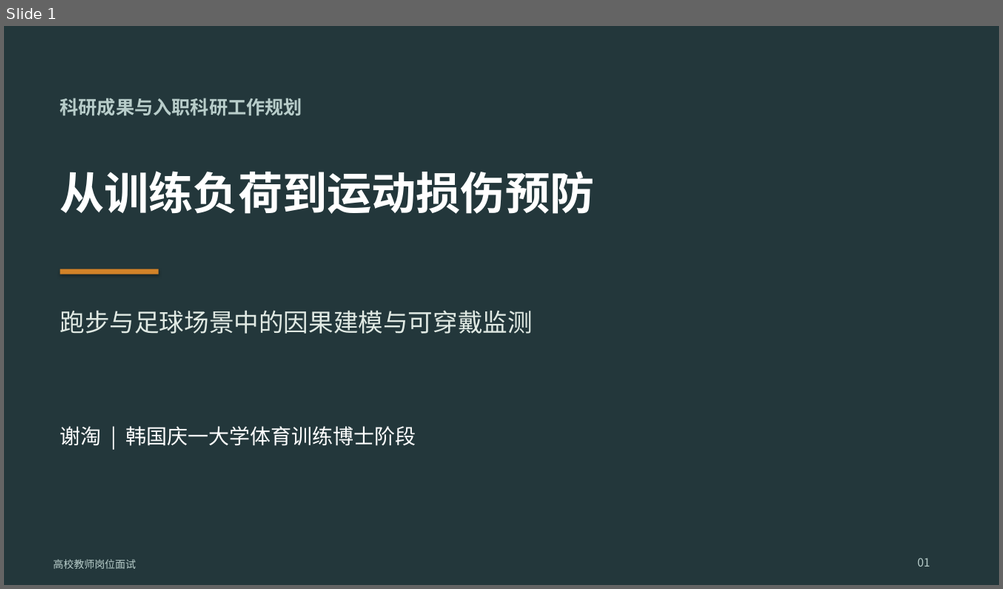
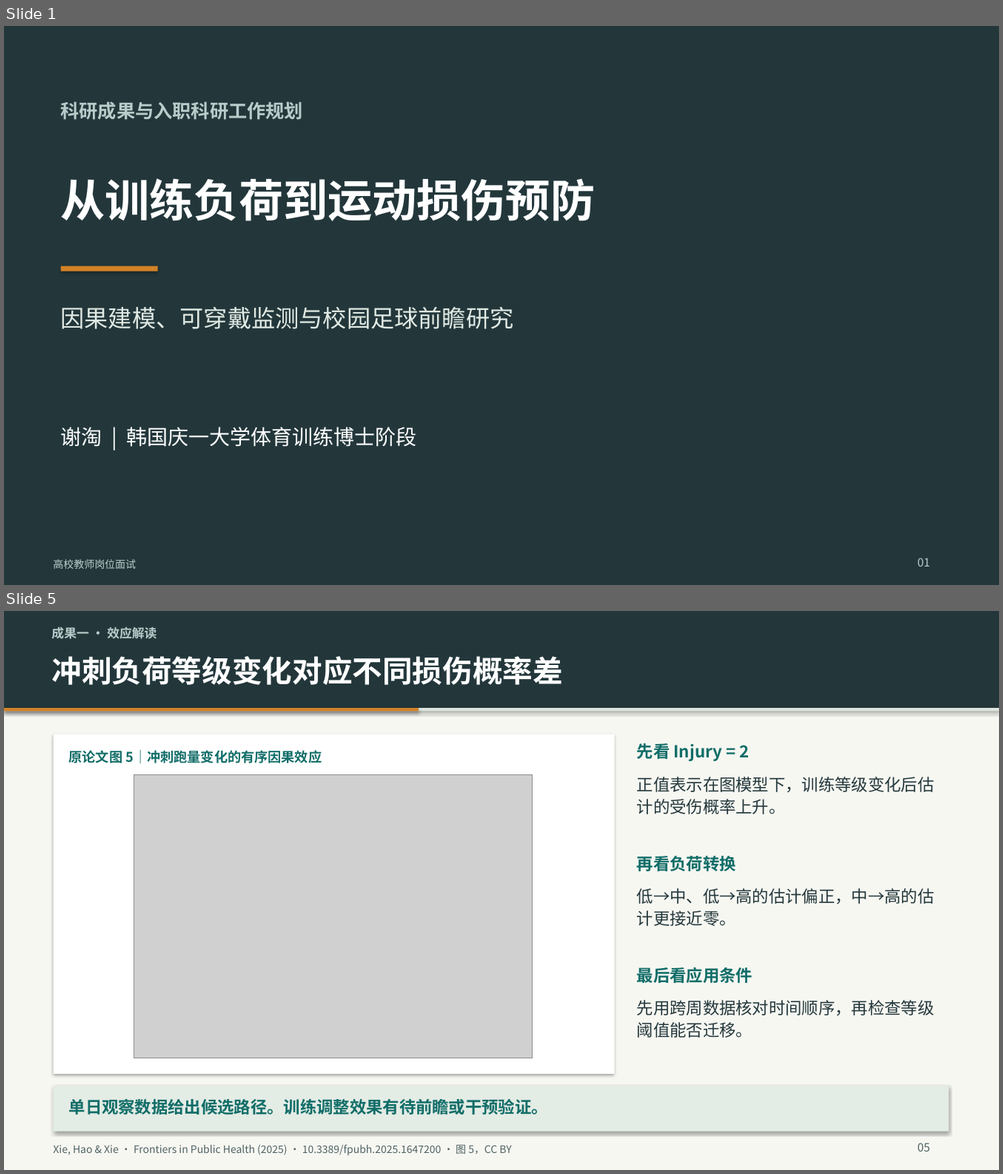
Before and after one commit to TaoXyjammy/DoctorLecture, a slide deck: 谢淘-高校面试科研汇报.pptx. Shown one above the other, each under a label of ours: slide 1 before the commit, slides 1 and 5 after it; the slides between them are not shown. The pictures are 1003x589 and 1003x1174 pixels, drawn with LibreOffice and Linux fonts; fonts in the diff are those of the drawing; grey boxes stand for pictures. Boxes give left, top, right and bottom in pixels: in the first picture for what was removed or moved away, otherwise in the second. Text is boxed around its words. In the diff, an @@ line names an element or a change of style, - is before the commit and + after.

Commit message:
Expand research interview deck with paper figures and research plans

```diff
--- a/谢淘-高校面试科研汇报.pptx
+++ b/谢淘-高校面试科研汇报.pptx
@@ slide 5 added at (x1=4, y1=611, x2=999, y2=1170), background #F7F7F2 @@
@@ rectangle added at (x1=4, y1=611, x2=999, y2=708), fill #23373B @@
@@ text added at (x1=51, y1=627, x2=156, y2=639), 12 pt, text #B8CDCA, bold @@
+成果一 · 效应解读
@@ text added at (x1=51, y1=656, x2=562, y2=685), 29 pt, text #FFFFFF, bold @@
+冲刺负荷等级变化对应不同损伤概率差
@@ rectangle added at (x1=4, y1=708, x2=999, y2=711), fill #DCE4DE @@
@@ rectangle added at (x1=4, y1=708, x2=419, y2=711), fill #D28228 @@
@@ rectangle added at (x1=54, y1=734, x2=614, y2=1074), fill #FFFFFF @@
@@ text added at (x1=637, y1=743, x2=748, y2=761), 16 pt, text #116D68, bold @@
+先看 Injury = 2
@@ text added at (x1=69, y1=750, x2=321, y2=763), 13 pt, text #116D68, bold @@
+原论文图 5｜冲刺跑量变化的有序因果效应
@@ picture added at (x1=134, y1=775, x2=532, y2=1059) @@
@@ text added at (x1=637, y1=777, x2=934, y2=815), 16 pt, text #23373B @@
+正值表示在图模型下，训练等级变化后估计的受伤概率上升。
@@ text added at (x1=637, y1=856, x2=736, y2=871), 16 pt, text #116D68, bold @@
+再看负荷转换
@@ text added at (x1=637, y1=889, x2=934, y2=926), 16 pt, text #23373B @@
+低→中、低→高的估计偏正，中→高的估计更接近零。
@@ text added at (x1=637, y1=968, x2=752, y2=983), 16 pt, text #116D68, bold @@
+最后看应用条件
@@ text added at (x1=637, y1=1000, x2=934, y2=1038), 16 pt, text #23373B @@
+先用跨周数据核对时间顺序，再检查等级阈值能否迁移。
@@ rectangle added at (x1=54, y1=1086, x2=948, y2=1132), fill #E3ECE5 @@
@@ text added at (x1=69, y1=1099, x2=548, y2=1115), 16 pt, text #116D68, bold @@
+单日观察数据给出候选路径。训练调整效果有待前瞻或干预验证。
@@ text added at (x1=917, y1=1143, x2=930, y2=1152), 11 pt, text #506364 @@
+05
@@ text added at (x1=53, y1=1145, x2=511, y2=1156), 10 pt, text #506364 @@
+Xie, Hao & Xie · Frontiers in Public Health (2025) · 10.3389/fpubh.2025.1647200 · 图 5，CC BY
@@ slide 1 changed as well @@
@@ text "科研成果与入职科研工作规划" moved from (x1=60, y1=98, x2=303, y2=116) to (x1=61, y1=101, x2=304, y2=119) @@
@@ text "从训练负荷到运动损伤预防" moved from (x1=60, y1=171, x2=595, y2=214) to (x1=61, y1=178, x2=595, y2=221) @@
@@ rectangle moved from (x1=60, y1=269, x2=159, y2=275) to (x1=61, y1=266, x2=158, y2=272) @@
@@ text at (x1=61, y1=307, x2=514, y2=329): text changed; size 24 to 23 pt @@
-跑步与足球场景中的因果建模与可穿戴监测
+因果建模、可穿戴监测与校园足球前瞻研究
```
Also in this commit, not shown: 6 other slides changed, 9 other slides added, 4 slides removed.
